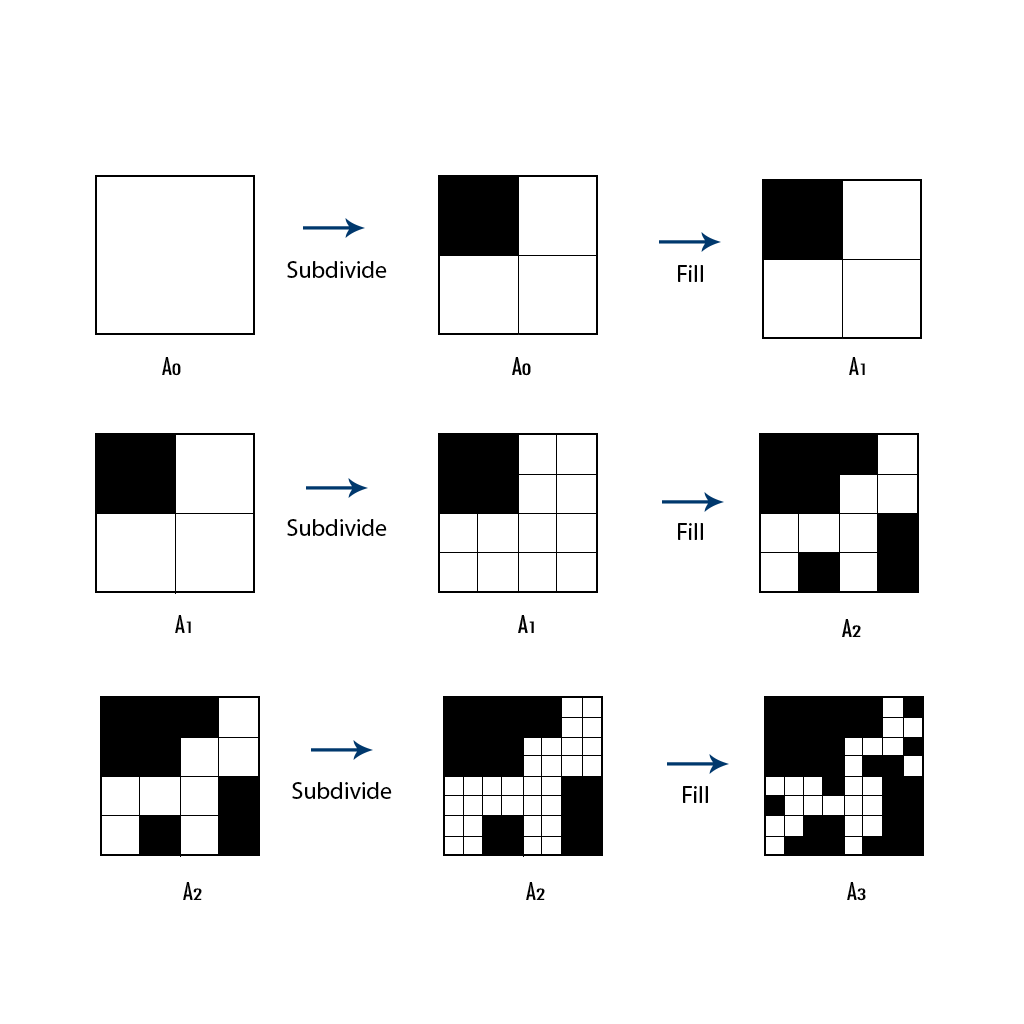
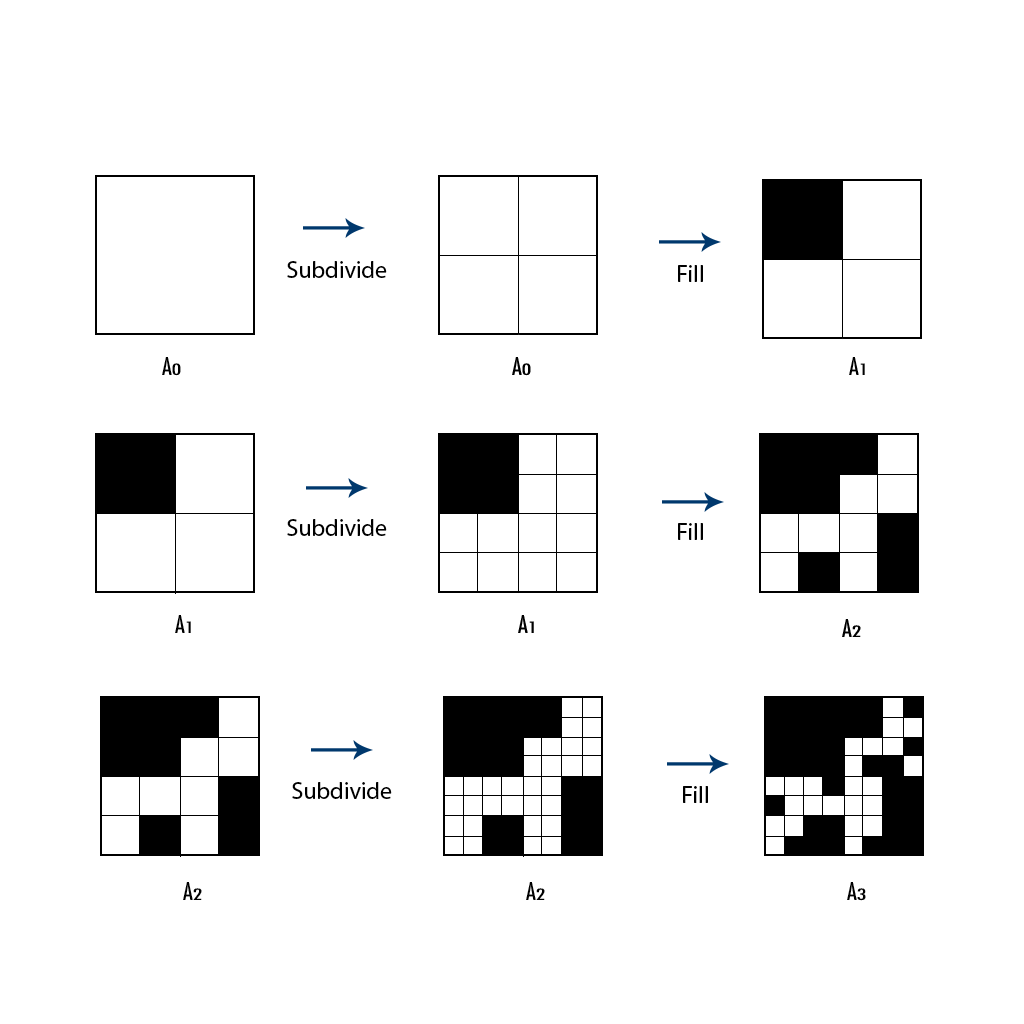
Before/after of a 1024px x 1024px layered artwork. What changed in the layer stack:
painted on "Shape 2" (5th of 7) over [440, 177, 518, 255]
